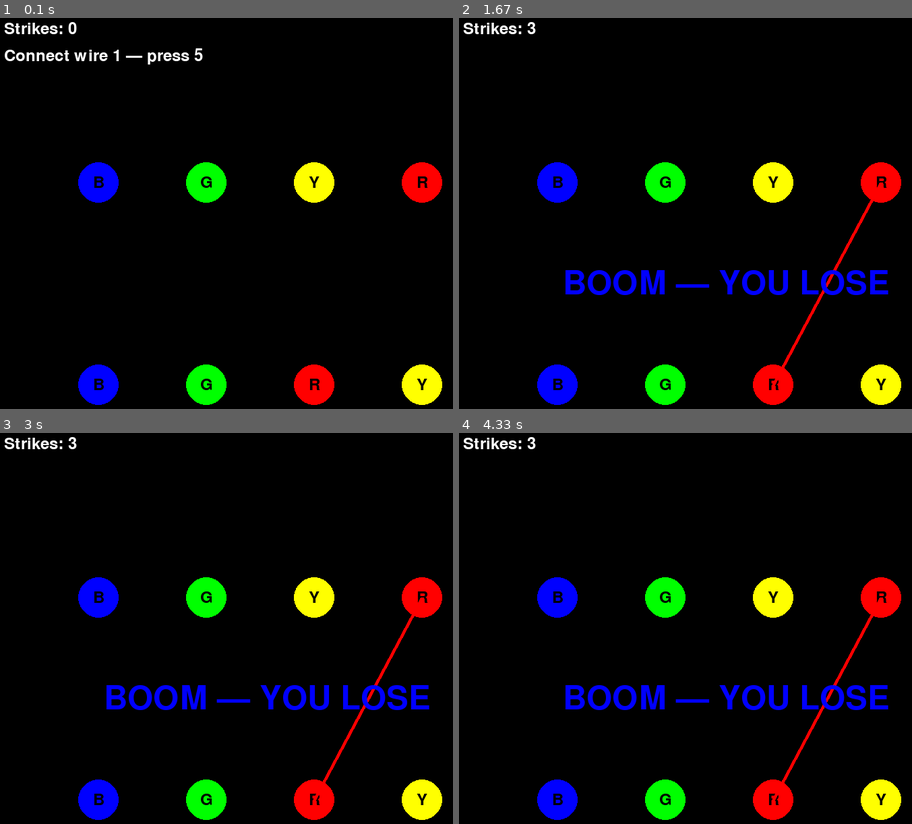
Above: before the commit, frames 1-4 (two rows, left to right).
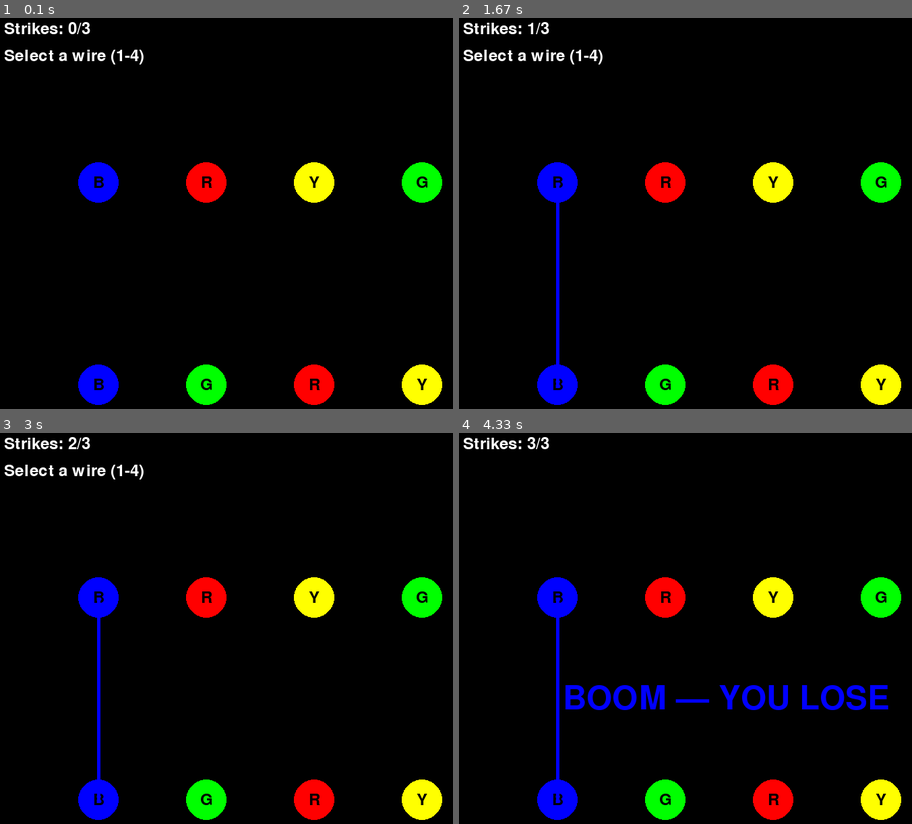
Above: after the commit, the same moments.

Repository: charles-kahlenberg/Bomb-defusal
Game: pygame game, started from Wires GUI.py
Same seed, same stepped clock (60 frames per second), same inputs: the game is played once before the commit and once after it.
Inputs:
- Up to frame 1 (0.1 s): no input
- Up to frame 2 (1.67 s): tap 1 at 0.33 s; tap 5 at 0.67 s; tap 2 at 1 s; hold 8 from 1.33 s (still down)
- Up to frame 3 (3 s): release 8 at 1.8 s; tap 3 at 1.83 s; hold 7 2.17-2.63 s
- Up to frame 4 (4.33 s): tap 4 at 3.17 s; hold 7 3.5-3.97 s

The runs differ from the first frame. In frame 1, 2.1% of the frame differs, in the area x 0-98%, y 1-48%; in frame 2, 4.4%, in the area x 0-98%, y 1-94%; in frame 3, 4.4%; in frame 4, 2.1%.

Commit message:
the bottom row is now randomized, and wire selection has been improved with key selection and finalization. THIS WAS A PAIN IN MY ASS

Diff:
--- a/Wires GUI.py
+++ b/Wires GUI.py
@@ -22,6 +22,8 @@
 
 import abc
 import random
+#random.seed(1)
+
 import pygame
 from pygame import *
 from pygame.sprite import *
@@ -29,6 +31,24 @@
 
 
 class WiresGUI(metaclass=abc.ABCMeta):
+    """
+    Represents a graphical wire component in a user interface.
+
+    This class provides an abstraction for a visual wire element, including its
+    attributes such as color, start position, and end position. It is designed
+    to support both the retrieval and modification of these attributes and
+    to offer methods for rendering the wire on a screen and validating its
+    attachment to other wires.
+
+    :ivar color: The color of the wire.
+    :type color: Any
+    :ivar end_position: The ending position of the wire represented in a coordinate
+        system (e.g., tuple of x, y).
+    :type end_position: Any
+    :ivar start_position: The starting position of the wire represented in a
+        coordinate system (e.g., tuple of x, y).
+    :type start_position: Any
+    """
     def __init__(self, color, end_position, start_position):
         self.color = color
         self.end_position = end_position
@@ -63,10 +83,26 @@
 
 
 class RedWire(WiresGUI):
+    """
+    Represents a red wire in the WiresGUI system.
+
+    This class specifically handles the behavior and properties of a red wire,
+    including its visual representation and interaction with user inputs.
+
+    :ivar expected_key: The key expected to be pressed to attach this red wire.
+    :type expected_key: int
+    """
+
     def __init__(self, end_position, start_position):
         super().__init__("red", end_position, start_position)
         self.expected_key = K_5
 
+    def get_expected_key(self):
+        return self.expected_key
+
+    def set_expected_key(self, expected_key):
+        self.expected_key = expected_key
+
     def draw(self, screen):
         draw.line(screen, (255, 0, 0), self.start_position, self.end_position, 5)
 
@@ -75,10 +111,32 @@
 
 
 class BlueWire(WiresGUI):
+    """
+    Represents a blue wire in the Wires GUI.
+
+    This class is responsible for rendering a blue wire and verifying
+    whether the correct key is pressed based on the wire's expected key.
+    It inherits from the `WiresGUI` class.
+
+    :ivar expected_key: The key that is expected to be pressed for this
+        wire to register correctly.
+    :type expected_key: int
+    :ivar start_position: The starting position of the wire on the screen.
+    :type start_position: tuple[int, int]
+    :ivar end_position: The ending position of the wire on the screen.
+    :type end_position: tuple[int, int]
+    """
+
     def __init__(self, end_position, start_position):
         super().__init__("blue", end_position, start_position)
         self.expected_key = K_6
 
+    def get_expected_key(self):
+        return self.expected_key
+
+    def set_expected_key(self, expected_key):
+        self.expected_key = expected_key
+
     def draw(self, screen):
         draw.line(screen, (0, 0, 255), self.start_position, self.end_position, 5)
 
@@ -87,10 +145,28 @@
 
 
 class YellowWire(WiresGUI):
+    """
+    Represents a yellow wire in the Wires GUI component.
+
+    This class is used to manage and render a yellow wire with specific
+    visual characteristics and functionality. It provides methods to
+    draw the wire and check if a specific key is attached to it.
+
+    :ivar expected_key: The key that is expected to be pressed to attach to
+        this wire.
+    :type expected_key: int
+    """
+
     def __init__(self, end_position, start_position):
         super().__init__("yellow", end_position, start_position)
         self.expected_key = K_7
 
+    def get_expected_key(self):
+        return self.expected_key
+
+    def set_expected_key(self, expected_key):
+        self.expected_key = expected_key
+
     def draw(self, screen):
         draw.line(screen, (255, 255, 0), self.start_position, self.end_position, 5)
 
@@ -99,18 +175,43 @@
 
 
 class GreenWire(WiresGUI):
+    """
+    Represents a green wire in the GUI.
+
+    Provides functionality to draw the green wire on the screen and check
+    if a specific key is associated with it.
+
+    :ivar expected_key: The key expected to be associated with this wire.
+    :type expected_key: int
+    """
+
     def __init__(self, end_position, start_position):
         super().__init__("green", end_position, start_position)
         self.expected_key = K_8
 
+    def get_expected_key(self):
+        return self.expected_key
+
+    def set_expected_key(self, expected_key):
+        self.expected_key = expected_key
+
     def draw(self, screen):
         draw.line(screen, (0, 255, 0), self.start_position, self.end_position, 5)
 
     def check_attached(self, pressed_key):
         return pressed_key == self.expected_key
 
-
 def create_game_state():
+    """
+    Creates and initializes the game state by setting up color configurations,
+    circle locations, and other related variables. The circle coordinates are
+    randomized to introduce variability in their placement.
+
+    :return: A dictionary containing the game state information, including color
+             mappings, circle radius, and randomized coordinates for input and
+             output wire points.
+    :rtype: dict
+    """
     # Set up colors
     white = (255, 255, 255)
     black = (0, 0, 0)
@@ -125,7 +226,6 @@
     circle_loc_top = [[150, 250], [310, 250], [470, 250], [630, 250]]
     circle_loc_bottom = [[150, 550], [310, 550], [470, 550], [630, 550]]
 
-    random.shuffle(circle_loc_top)
     random.shuffle(circle_loc_bottom)
 
     # Top row (input wires) - 4 columns evenly spaced
@@ -164,11 +264,62 @@
 
 
 def draw_text_centered(surface, font, text, color, center):
+    """
+    Draws a given text string centered at the specified position on the given surface.
+
+    This function uses the provided font and color to render the text, and it ensures
+    the text is centered based on the given position. The rendered text is then drawn
+    onto the provided surface.
+
+    :param surface: The surface to draw the text on.
+    :type surface: pygame.Surface
+    :param font: The font used to render the text.
+    :type font: pygame.font.Font
+    :param text: The string of text to be rendered and drawn.
+    :type text: str
+    :param color: The color of the text in RGB format.
+    :type color: tuple[int, int, int]
+    :param center: The (x, y) coordinates to center the text on.
+    :type center: tuple[int, int]
+    :return: None
+    """
     text_surface = font.render(text, True, color)
     surface.blit(text_surface, text_surface.get_rect(center=center))
 
 
 def main():
+    """
+    The `main` function initializes and runs a Pygame application for a wires-based GUI game.
+    The game requires players to select and connect wires to their correct endpoints.
+    Players win by successfully connecting all wires correctly, and lose if
+    too many incorrect connection attempts (strikes) are made.
+
+    :raises SystemExit: When the game is exited.
+    :raises pygame.error: If Pygame initialization fails.
+    :return: 0 upon successful game termination.
+
+    Variables:
+        **screen** (*Surface*): The main Pygame display surface for the game window.
+        **strike_count** (*int*): Tracks the number of incorrect wire connection attempts.
+        **font** (*Font*): Font object for rendering small-sized text.
+        **big_font** (*Font*): Font object for rendering large-sized text.
+        **clock** (*Clock*): Pygame clock object used to control the game's framerate.
+        **state** (*dict*): A dictionary holding initial game state configuration.
+        **colors** (*dict*): A mapping of color keys to RGB color values.
+        **points** (*dict*): A mapping of circular input and output point identifiers to their positions.
+        **circle_radius** (*int*): The radius for the input and output circle graphics.
+        **red_wire** (*RedWire*): Instance of a wire connecting specific input and output points for red.
+        **blue_wire** (*BlueWire*): Instance of a wire connecting specific input and output points for blue.
+        **yellow_wire** (*YellowWire*): Instance of a wire connecting specific input and output points for yellow.
+        **green_wire** (*GreenWire*): Instance of a wire connecting specific input and output points for green.
+        **connected** (*dict*): A dictionary tracking which wires have been successfully connected.
+        **wire_map** (*dict*): Maps number keys 1-8 to their corresponding wire objects and circle names.
+        **selected_wire** (*WiresGUI or None*): The currently selected wire awaiting connection.
+        **selected_start** (*str or None*): The circle name of the selected wire's start point.
+        **game_over** (*bool*): Indicates whether the game has ended.
+        **won** (*bool*): Tracks whether the player has won the game.
+        **running** (*bool*): Controls whether the game loop continues execution.
+    """
     pygame.init()
     pygame.font.init()
 
@@ -185,22 +336,49 @@
     points = state["points"]
     circle_radius = state["circle_radius"]
 
-    print("Watch the wires! Pressed the designate key that corresponds to the wire color to cut it. Red = R, Green = G, Blue = B, Yellow = Y")
-
-
+    print("Watch the wires! Press 1-4 to select top wires, 5-8 to connect to bottom wires.")
 
     # Wire objects (created once; drawn each frame when connected)
+    blue_wire = BlueWire(points["circle5"], points["circle1"])
     red_wire = RedWire(points["circle6"], points["circle2"])
-    blue_wire = BlueWire(points["circle5"], points["circle1"])
     yellow_wire = YellowWire(points["circle7"], points["circle3"])
     green_wire = GreenWire(points["circle8"], points["circle4"])
 
     # Which wires have been connected
     connected = {"red": False, "blue": False, "yellow": False, "green": False}
 
-    # Sequential order: player must connect these wires one at a time, in order.
-    wires_in_order = [red_wire, blue_wire, yellow_wire, green_wire]
-    current_index = 0
+    # this stays the same
+    wire_order = [blue_wire, red_wire, yellow_wire, green_wire]
+
+    bottom_row_keys = []
+
+    bottom_row_pos = [points["circle5"][0], points["circle6"][0], points["circle7"][0], points["circle8"][0]]
+    bottom_row_pos.sort()
+
+    for circle in ["circle5", "circle6", "circle7", "circle8"]:
+        if bottom_row_pos[0] == points[circle][0]:
+            bottom_row_keys.append(K_5)
+        elif bottom_row_pos[1] == points[circle][0]:
+            bottom_row_keys.append(K_6)
+        elif bottom_row_pos[2] == points[circle][0]:
+            bottom_row_keys.append(K_7)
+        elif bottom_row_pos[3] == points[circle][0]:
+            bottom_row_keys.append(K_8)
+
+    # Map keys to wires and circles
+    wire_map = {
+        K_1: {"wire": wire_order[0], "circle": "circle1", "type": "start"},
+        K_2: {"wire": wire_order[1], "circle": "circle2", "type": "start"},
+        K_3: {"wire": wire_order[2], "circle": "circle3", "type": "start"},
+        K_4: {"wire": wire_order[3], "circle": "circle4", "type": "start"},
+        bottom_row_keys[0]: {"wire": wire_order[0], "circle": "circle5", "type": "end"},
+        bottom_row_keys[1]: {"wire": wire_order[1], "circle": "circle6", "type": "end"},
+        bottom_row_keys[2]: {"wire": wire_order[2], "circle": "circle7", "type": "end"},
+        bottom_row_keys[3]: {"wire": wire_order[3], "circle": "circle8", "type": "end"},
+    }
+
+    selected_wire = None
+    selected_start = None
     game_over = False
     won = False
 
@@ -210,34 +388,52 @@
             if event.type == pygame.QUIT:
                 running = False
 
-            if event.type == pygame.KEYDOWN and not game_over: # will change to wires event later
-                expected_wire = wires_in_order[current_index]
-                if expected_wire.check_attached(event.key):
-                    connected[expected_wire.color] = True
-                    current_index += 1
-                    if current_index == len(wires_in_order):
-                        game_over = True
-                        won = True
-                else:
-                    strike_count += 1
-                    if strike_count >= 3:
-                        game_over = True
-                        won = False
+            if event.type == pygame.KEYDOWN and not game_over:
+                # Check if the key is valid
+                if event.key in wire_map:
+                    mapping = wire_map[event.key]
+
+                    # If no wire is selected, select a start wire (keys 1-4)
+                    if selected_wire is None and mapping["type"] == "start":
+                        selected_wire = mapping["wire"]
+                        selected_start = mapping["circle"]
+
+                    # If a wire is selected, try to connect it (keys 5-8)
+                    elif selected_wire is not None and mapping["type"] == "end":
+                        # Check if this is the correct endpoint for the selected wire
+                        if mapping["wire"] == selected_wire:
+                            # Correct connection!
+                            connected[selected_wire.color] = True
+                            selected_wire = None
+                            selected_start = None
+
+                            # Check if all wires are connected
+                            if all(connected.values()):
+                                game_over = True
+                                won = True
+                        else:
+                            # Wrong connection - strike!
+                            strike_count += 1
+                            selected_wire = None
+                            selected_start = None
+
+                            if strike_count >= 3:
+                                game_over = True
+                                won = False
 
         screen.fill(colors["black"])
 
-        # Top row (input circles)
-        pygame.draw.circle(screen, colors["red"], points["circle1"], circle_radius)
-        draw_text_centered(screen, font, "B", colors["black"], points["circle1"])
-
-        pygame.draw.circle(screen, colors["blue"], points["circle2"], circle_radius)
-        draw_text_centered(screen, font, "R", colors["black"], points["circle2"])
-
-        pygame.draw.circle(screen, colors["yellow"], points["circle3"], circle_radius)
-        draw_text_centered(screen, font, "Y", colors["black"], points["circle3"])
-
-        pygame.draw.circle(screen, colors["green"], points["circle4"], circle_radius)
-        draw_text_centered(screen, font, "G", colors["black"], points["circle4"])
+        # Top row (input circles) with highlighting
+        for i, (circle_name, label, color_name) in enumerate([
+            ("circle1", "B", "red"),
+            ("circle2", "R", "blue"),
+            ("circle3", "Y", "yellow"),
+            ("circle4", "G", "green")
+        ]):
+            # Highlight if this circle is selected
+            radius = circle_radius + 10 if selected_start == circle_name else circle_radius
+            pygame.draw.circle(screen, colors[color_name], points[circle_name], radius)
+            draw_text_centered(screen, font, label, colors["black"], points[circle_name])
 
         # Bottom row (output circles)
         pygame.draw.circle(screen, colors["red"], points["circle5"], circle_radius)
@@ -263,16 +459,15 @@
             green_wire.draw(screen)
 
         # Strike counter
-        strike_text = font.render(f"Strikes: {strike_count}", True, colors["white"])
+        strike_text = font.render(f"Strikes: {strike_count}/3", True, colors["white"])
         screen.blit(strike_text, (10, 10))
 
-        # Next-wire prompt
+        # Wire selection prompt
         if not game_over:
-            prompt = font.render(
-                f"Connect wire {current_index + 1} — press {5 + current_index}",
-                True,
-                colors["white"],
-            )
+            if selected_wire is None:
+                prompt = font.render("Select a wire (1-4)", True, colors["white"])
+            else:
+                prompt = font.render(f"Connect {selected_wire.color} wire (5-8)", True, colors["white"])
             screen.blit(prompt, (10, 50))
 
         # Win / lose overlay
